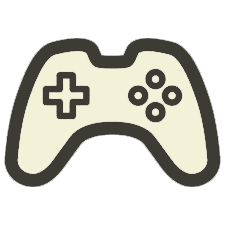
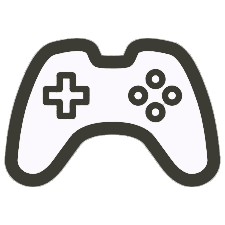
Revision of a layered 225 × 225 image; what changed, layer by layer:
painted on "图层 1" over [17, 51, 208, 174]
